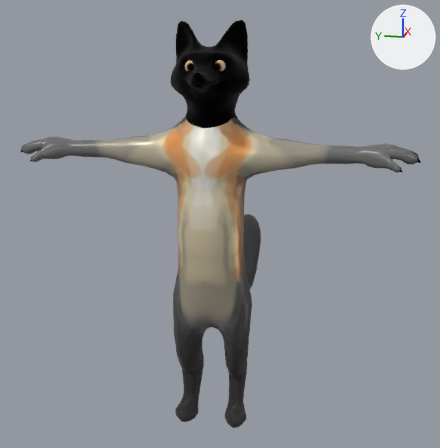
A saved change to the Blender file grey_fox.blend.
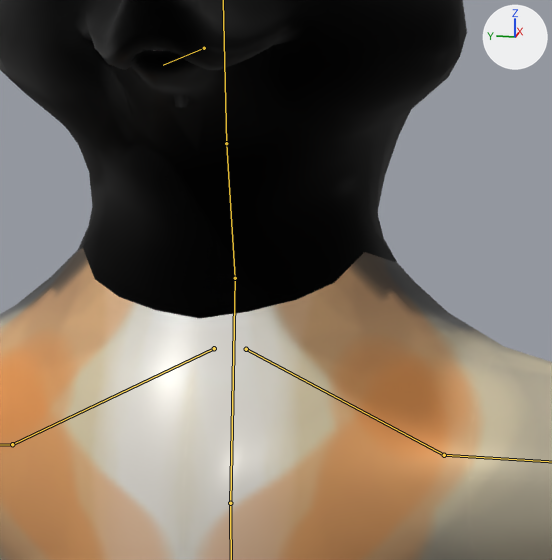
Each version is shown whole from a 50 mm camera at (-2.132, -0.462, 1.323) aimed at (0.368, 0.038, 0.698), then close up on the part from 39% to 60% of the width and 17% to 38% of the height. The lights are fixed; the arrows at upper right show +X, +Y and +Z. Both versions are drawn at the pose saved in each file; the numbers are the values there. The bones that bend it are drawn over the model as lines in the close-ups.

In view in the first close-up: 'RetopoFlow'.
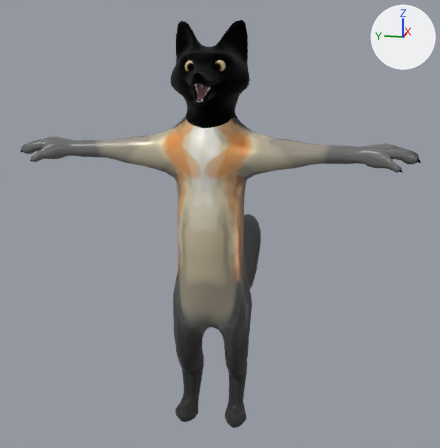
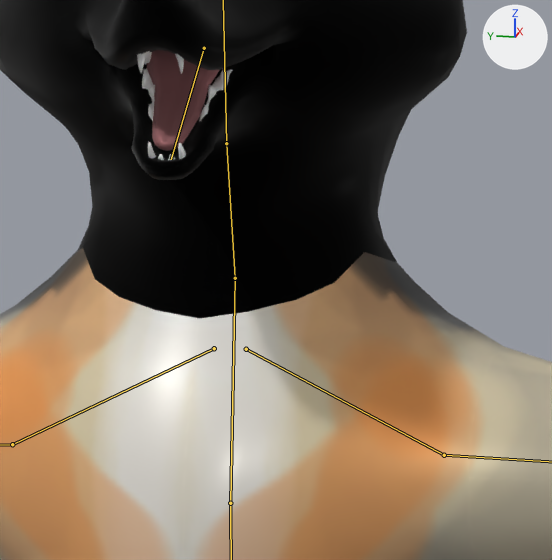
Location of each change, [x1, y1, x2, y2] in pixels of the close-ups (552 x 560 px):
```json
{"object": "RetopoFlow", "change": "posed", "before": [0, 0, 552, 560], "after": [0, 0, 552, 560]}
{"bone": "jaw", "before": "(204, 48) to (163, 65)", "after": "(204, 48) to (171, 159)"}
```

Scene script edits in JSON lines:
```json
{"block": "bone_jaw", "where": "bone_jaw = bpy.data.objects['Armature (Mecha g)'].pose.bones['jaw']  # child of 'Head'"}
{"op": "set", "path": "bone_jaw.rotation_quaternion", "old": "(0.964, -0.265, 0.0, 0.0)", "new": "(1.0, 0.0, 0.0, 0.0)", "note": "degrees (-31, 0, 0) -> degrees (0, 0, 0)"}
```
